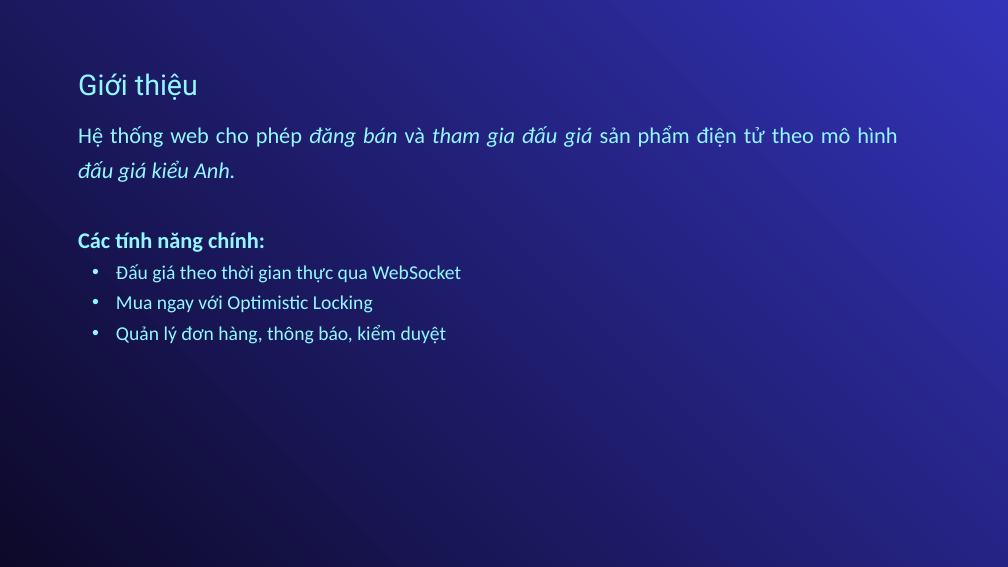
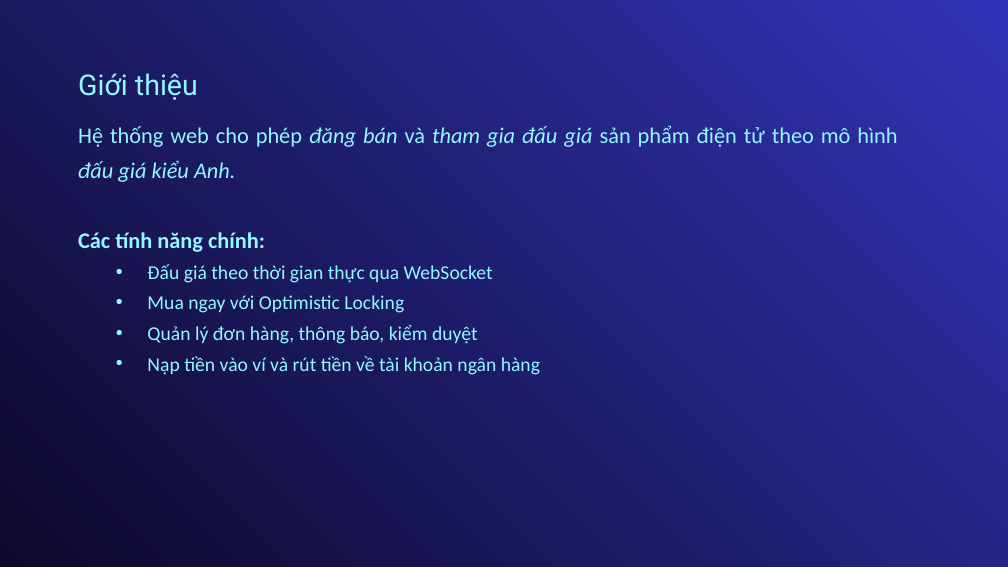
Before and after one commit to truongtonguyen/tn-da22ttb-110122127-truongnguyentonguyen-htquanlydaugiamathangdientu, a slide deck: slide 2 of docs/110122127-TruongNguyenToNguyen-Báo cáo-Khóa luận TN.pptx. Drawn at 1008x567 pixels with LibreOffice and Linux fonts; fonts in the diff are those of the drawing. Boxes give left, top, right and bottom in pixels: in the first picture for what was removed or moved away, otherwise in the second. Text is boxed around its words. In the diff, an @@ line names an element or a change of style, - is before the commit and + after.

```diff
--- a/docs/110122127-TruongNguyenToNguyen-Báo cáo-Khóa luận TN.pptx
+++ b/docs/110122127-TruongNguyenToNguyen-Báo cáo-Khóa luận TN.pptx
@@ text at [147, 264, 493, 344]: indent changed @@
@@ text at [147, 356, 540, 375]: paragraph added @@
+• Nạp tiền vào ví và rút tiền về tài khoản ngân hàng
```
Also in this commit, not shown: 10 other slides changed, 1 slide removed, 54 other files.
